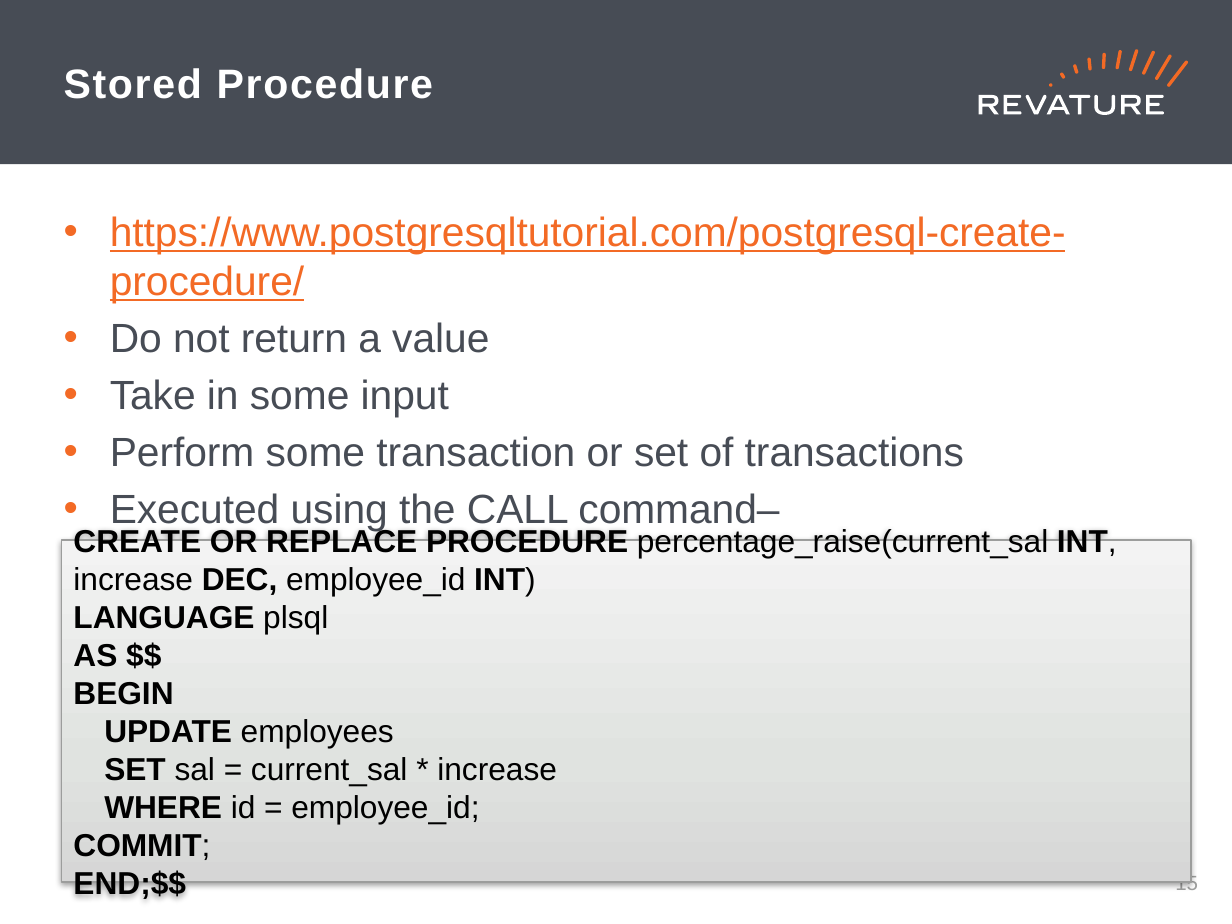
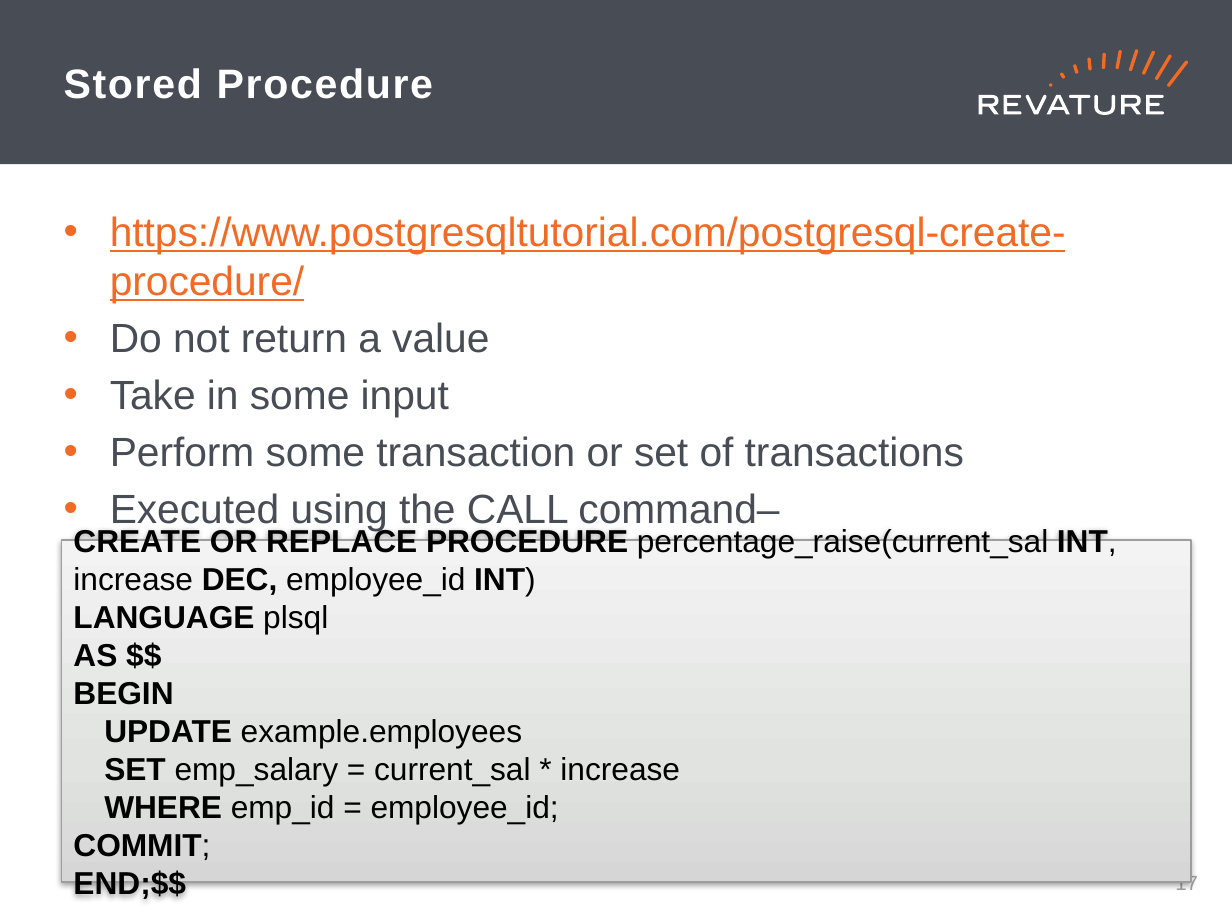
Before and after one commit to jhigherevature/8302021_RAP, a slide deck: slide 18 of powerpoints/Day_22.pptx (slide 16 before the commit). Drawn at 1232x924 pixels with LibreOffice and Linux fonts; fonts in the diff are those of the drawing. Boxes give left, top, right and bottom in pixels: in the first picture for what was removed or moved away, otherwise in the second. Text is boxed around its words. In the diff, an @@ line names an element or a change of style, - is before the commit and + after.

Commit message:
Updating Day 21 and Day 22 ppts and adding constraints and normalization example sql files

```diff
--- a/powerpoints/Day_22.pptx
+++ b/powerpoints/Day_22.pptx
@@ text in rectangle at [104, 719, 680, 824]: text changed @@
-UPDATE employees
-SET sal = current_sal * increase
-WHERE id = employee_id;
+UPDATE example.employees
+SET emp_salary = current_sal * increase
+WHERE emp_id = employee_id;
@@ page number at [1175, 874, 1198, 895]: text changed @@
-15
+17
```
Also in this commit, not shown: 2 slides added, 4 other files.
